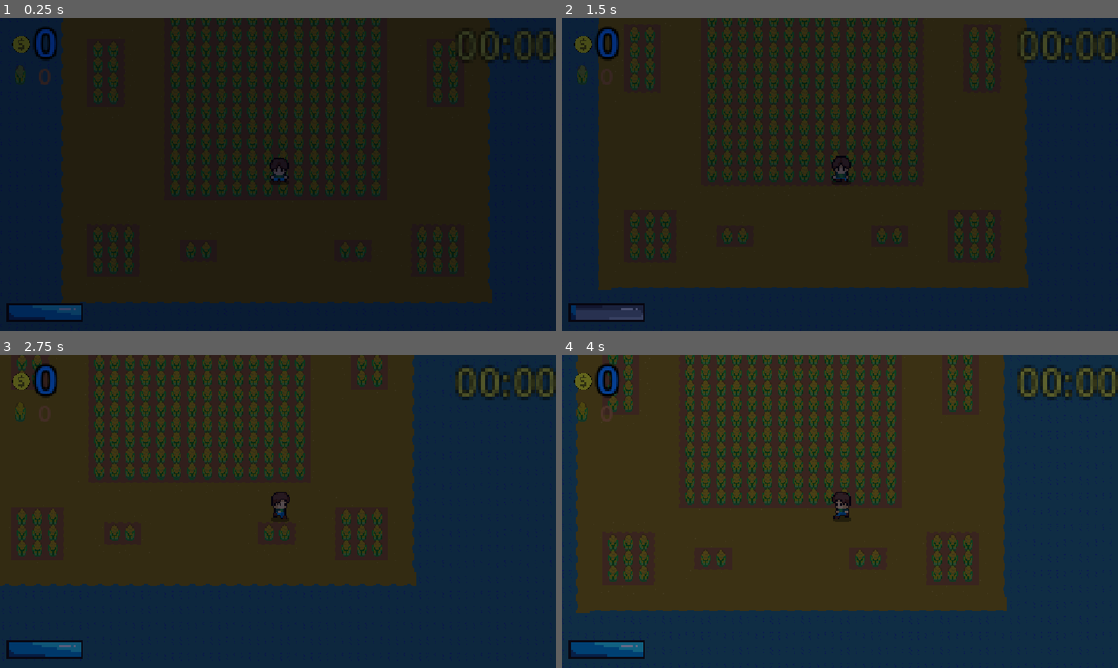
Above: before the commit, frames 1-4 (two rows, left to right).
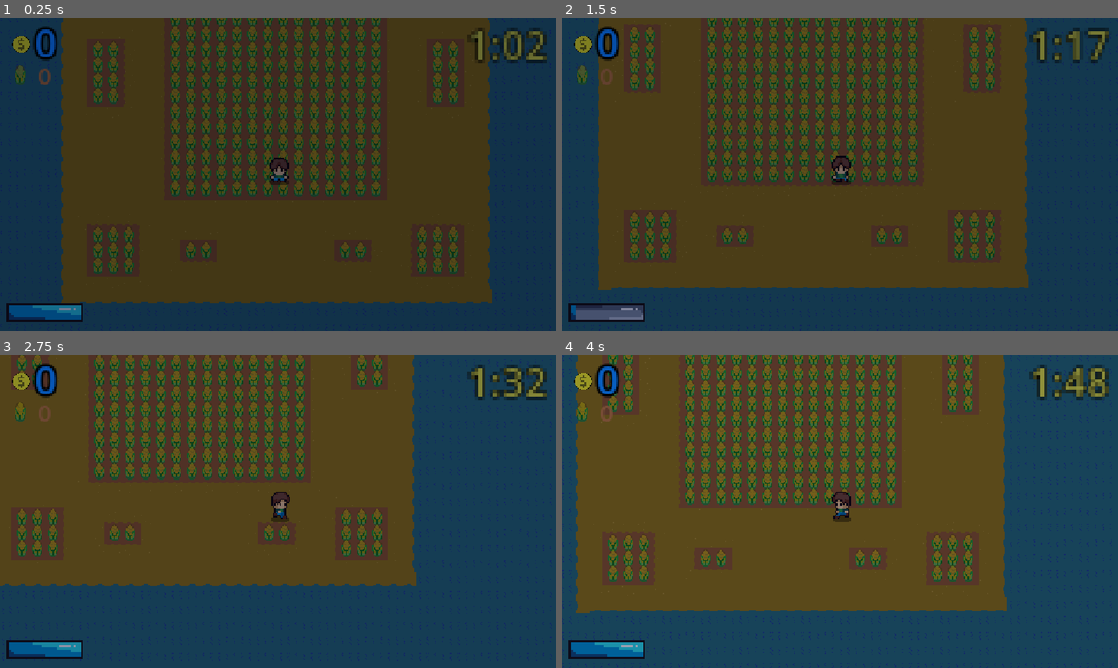
Above: after the commit, the same moments.

Repository: FaizeenHoque/thelastplot
Game: Godot game, scene res://Scenes/Default.tscn
Two runs of this game, one before a commit and one after it. Both use one fixed random seed, a clock stepped at 60 frames per second and the inputs below.
Inputs (mouse positions are in pixels of both pictures, inside the frame that each line leads up to):
- Up to frame 1 (0.25 s): no input
- Up to frame 2 (1.5 s): tap Enter at 0.5 s; move the mouse to (962, 158) at 0.52 s; hold D (MoveRight) 0.53-1.28 s; tap Space (Slash) at 0.6 s; click (962, 158) at 0.67 s; move the mouse to (728, 190) at 1.27 s; hold S (MoveDown) from 1.28 s (still down); tap Alt at 1.35 s
- Up to frame 3 (2.75 s): move the mouse to (333, 442) at 2.02 s; release S (MoveDown) at 2.03 s; hold D (MoveRight) from 2.03 s (still down); tap Shift at 2.1 s
- Up to frame 4 (4 s): move the mouse to (812, 574) at 2.77 s; release D (MoveRight) at 2.78 s; hold W (MoveUp) 2.78-3.53 s; tap Space (Slash) at 2.85 s; click (812, 574) at 2.92 s; move the mouse to (1006, 558) at 3.52 s; hold A (MoveLeft) from 3.53 s (still down); tap Alt at 3.6 s

The runs differ from the first frame. In frame 1, 70% of the frame differs, in the area x 0-100%, y 0-100%; in frame 2, 67%; in frame 3, 56%; in frame 4, 64%.

Commit message:
Added a formal clock thing to check time, made the timer functional

Diff:
--- a/Scenes/Timer.tscn
+++ b/Scenes/Timer.tscn
@@ -1,6 +1,9 @@
 [gd_scene format=3 uid="uid://cw01hfeheb127"]
 
+[ext_resource type="Script" uid="uid://c4i6g47k8j2yi" path="res://Scripts/time.gd" id="1_notwg"]
+
 [node name="Node2D" type="Node2D" unique_id=1152060217]
+script = ExtResource("1_notwg")
 
 [node name="Label" type="Label" parent="." unique_id=62144327]
 anchors_preset = 15
--- /dev/null
+++ b/Scripts/time.gd
@@ -0,0 +1,11 @@
+extends Node2D
+
+
+# Called when the node enters the scene tree for the first time.
+func _ready() -> void:
+	pass # Replace with function body.
+
+
+# Called every frame. 'delta' is the elapsed time since the previous frame.
+func _process(delta: float) -> void:
+	$Label.text = str(GameManager.game_time)
--- a/game_manager.gd
+++ b/game_manager.gd
@@ -1,6 +1,8 @@
 extends Node
 
-var time := 0.0
+var game_time := "1:00"
+
+var time := DAY_LENGTH * (1.0 / 24.0)
 const DAY_LENGTH := 120.0
 var nIterations = 1
 var CurrentCycle := "Day"
@@ -45,6 +47,11 @@
 
 	var t = time / DAY_LENGTH
 
+	var total_minutes = int(t * 24.0 * 60.0)
+	var hours = total_minutes / 60
+	var minutes = total_minutes % 60
+
+	game_time = "%d:%02d" % [hours, minutes]
 
 	if t < 0.15:
 		var progress = t / 0.15
Not shown, added: Scripts/time.gd.uid
